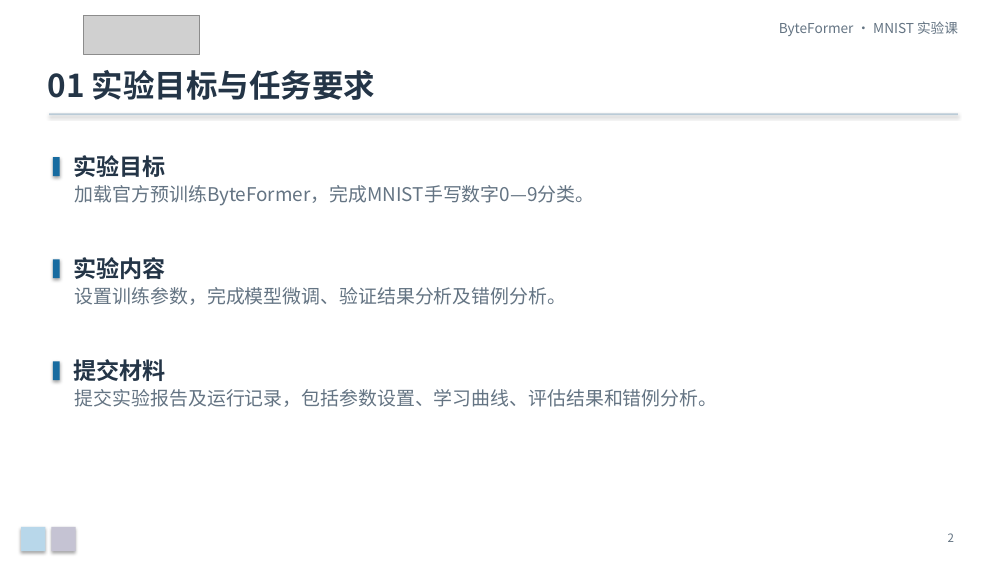
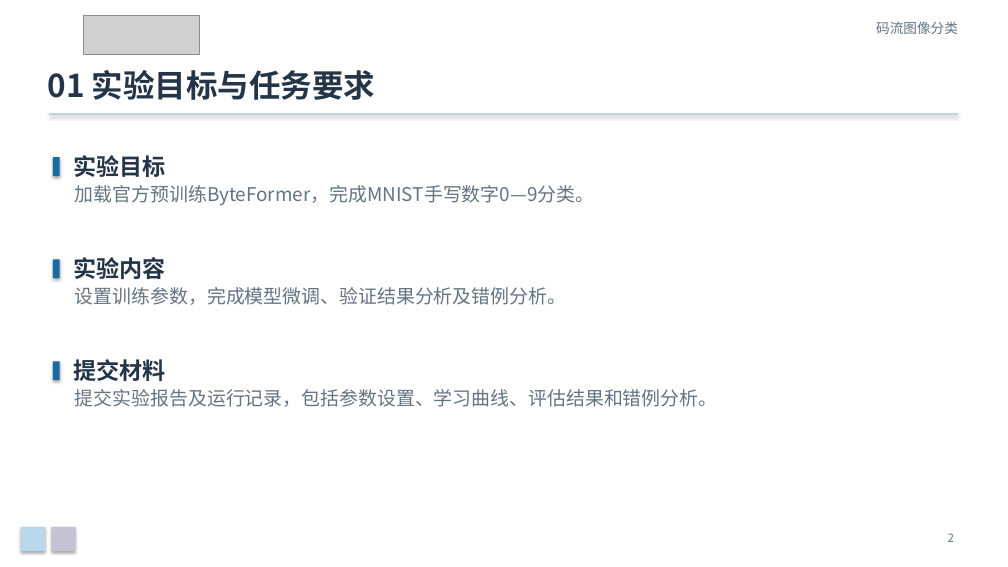
Before and after one commit to Franklin-L/byteformer-mnist-course, a slide deck: slide 2 of docs/ByteFormer_MNIST_零基础实验课.pptx. Drawn at 1008x567 pixels with LibreOffice and Linux fonts; fonts in the diff are those of the drawing; grey boxes stand for pictures. Boxes give left, top, right and bottom in pixels: in the first picture for what was removed or moved away, otherwise in the second. Text is boxed around its words. In the diff, an @@ line names an element or a change of style, - is before the commit and + after.

```diff
--- a/docs/ByteFormer_MNIST_零基础实验课.pptx
+++ b/docs/ByteFormer_MNIST_零基础实验课.pptx
@@ text at (876,22,958,34): text changed @@
-ByteFormer · MNIST 实验课
+码流图像分类
```
Also in this commit, not shown: 15 other slides changed, 10 other files.
